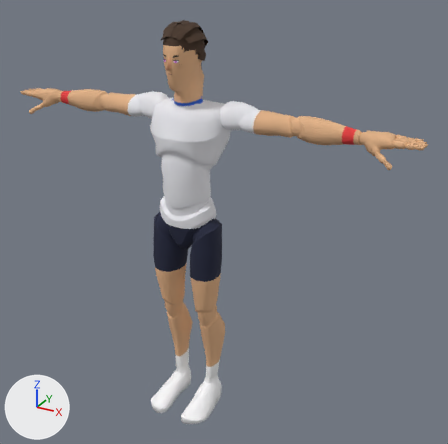
Two versions of the glTF model sweetspot/models/players/p14.glb, one commit apart.
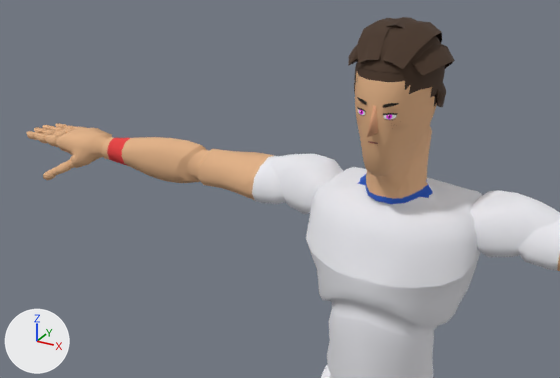
There are two pictures of each version: one whole from a 50 mm lens placed at (1.366, -2.155, 2.075), pointed at (0.14, 0.073, 0.961), one close up from a 50 mm lens placed at (0.456, -1.262, 2.084), pointed at (-0.165, -0.133, 1.519). The axes (+X, +Y, +Z) are drawn at lower left. The lights are the same throughout. The older version's two pictures come first. Vertices at exactly the same position are counted once.

Names of what the first close-up shows: 'Body', 'Face', 'Hair', 'Nose'.
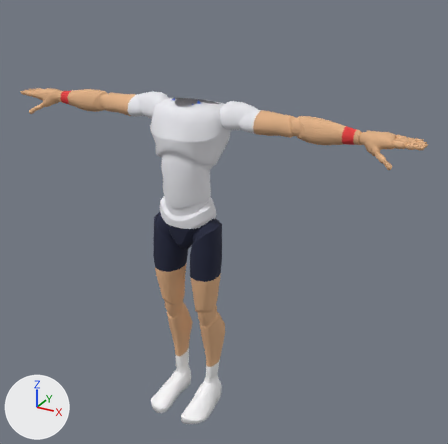
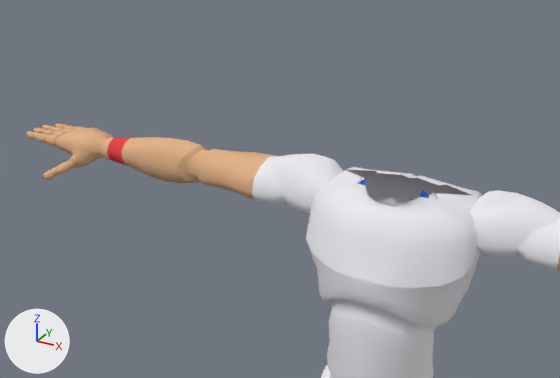
Location of each change, [x1, y1, x2, y2] in pixels of the close-ups (560 x 378 px):
'Body', reshaped
    before: [26, 63, 560, 378]
    after: [26, 123, 560, 378]
'Hair', deleted (brown)
    before: [348, 17, 455, 107]
'Face', deleted
    before: [357, 97, 399, 144]
'Nose', deleted
    before: [367, 105, 379, 138]
part 1 of me_mannequin, cut back
    before: [347, 63, 470, 206]
    after: [376, 201, 403, 206]

What the commit changed:
me_mannequin is used by ob_body; location (0.0, 0.0, 0.0).
me_mannequin had 7378 vertices, 14511 faces and spanned x -0.97..0.97, y -0.21..0.15, z 0.0..1.81.
me_mannequin now has 7088 vertices, 13890 faces and spans x -0.97..0.97, y -0.21..0.15, z 0.0..1.51.
me_mannequin part 1: 3 vertices moved within x -0.01..0.01, y -0.04, z 1.49; 290 vertices removed from x -0.07..0.07, y -0.11..0.09, z 1.49..1.81.
Object 'Face' (ob_face) is deleted.
Object 'Hair' (ob_hair) is deleted.
Object 'Nose' (ob_nose) is deleted.
